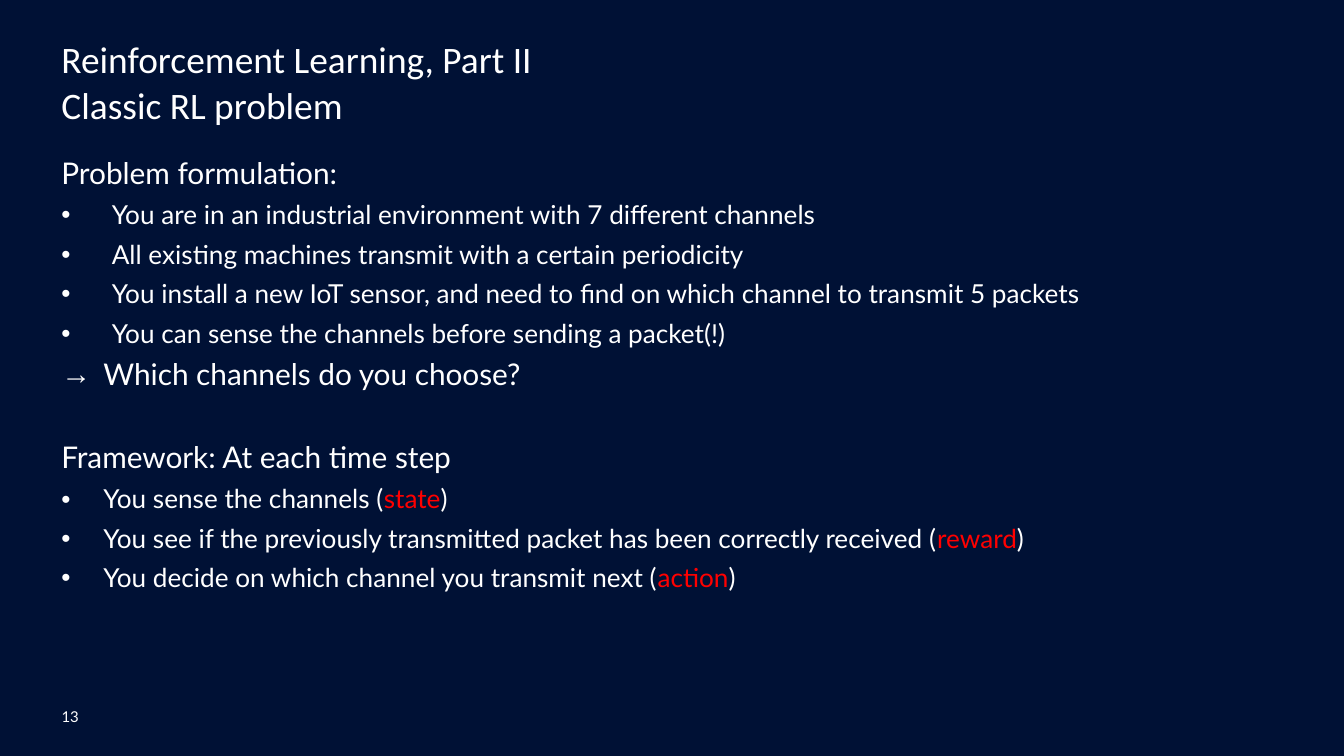
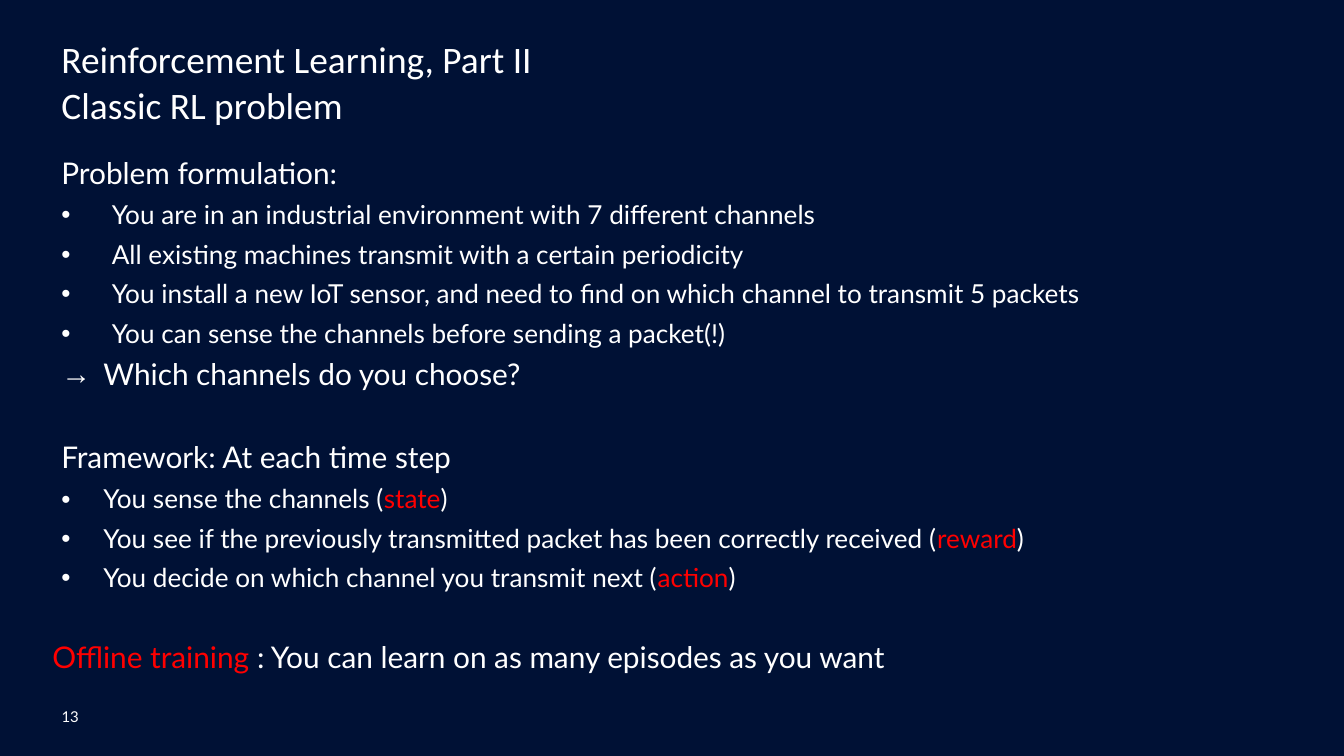
Before and after one commit to mgoutay/ml_course, a slide deck: slide 13 of (D)RL_course.pptx. Drawn at 1344x756 pixels with LibreOffice and Linux fonts; fonts in the diff are those of the drawing; background and template pictures are left out. Boxes give left, top, right and bottom in pixels: in the first picture for what was removed or moved away, otherwise in the second. Text is boxed around its words. In the diff, an @@ line names an element or a change of style, - is before the commit and + after.

```diff
--- a/(D)RL_course.pptx
+++ b/(D)RL_course.pptx
@@ text added at (x1=52, y1=646, x2=884, y2=674), 16 pt, text #FFFFFF @@
+Offline training : You can learn on as many episodes as you want
```
Also in this commit, not shown: 1 other slide changed, 3 other files.
